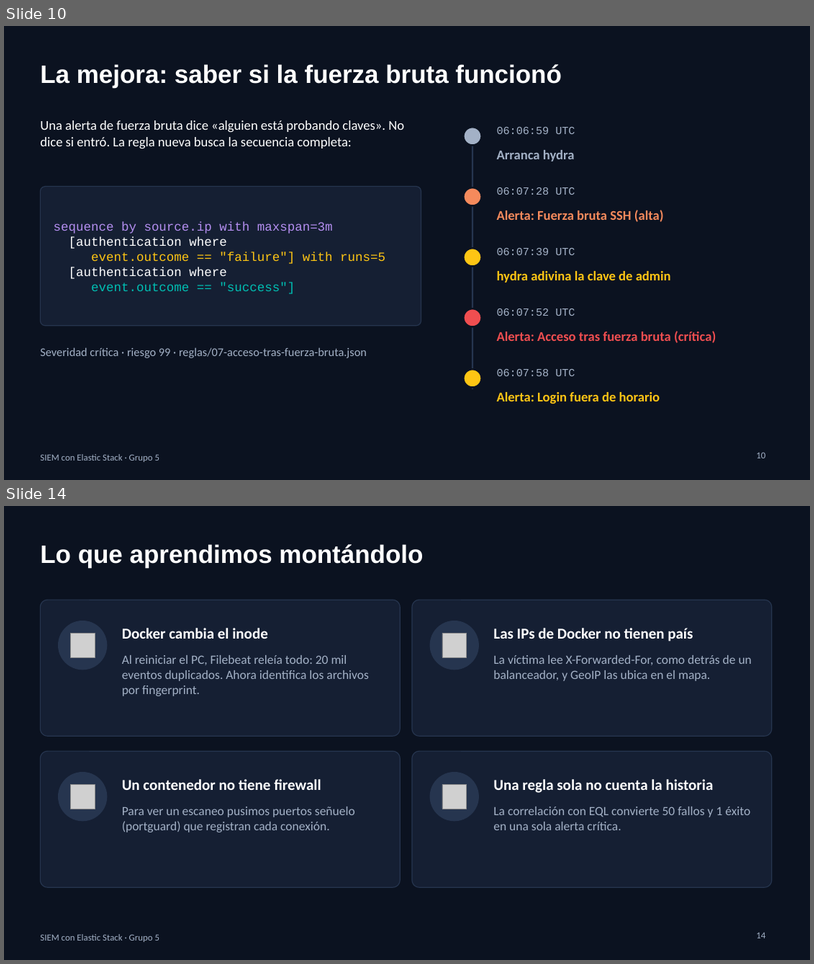
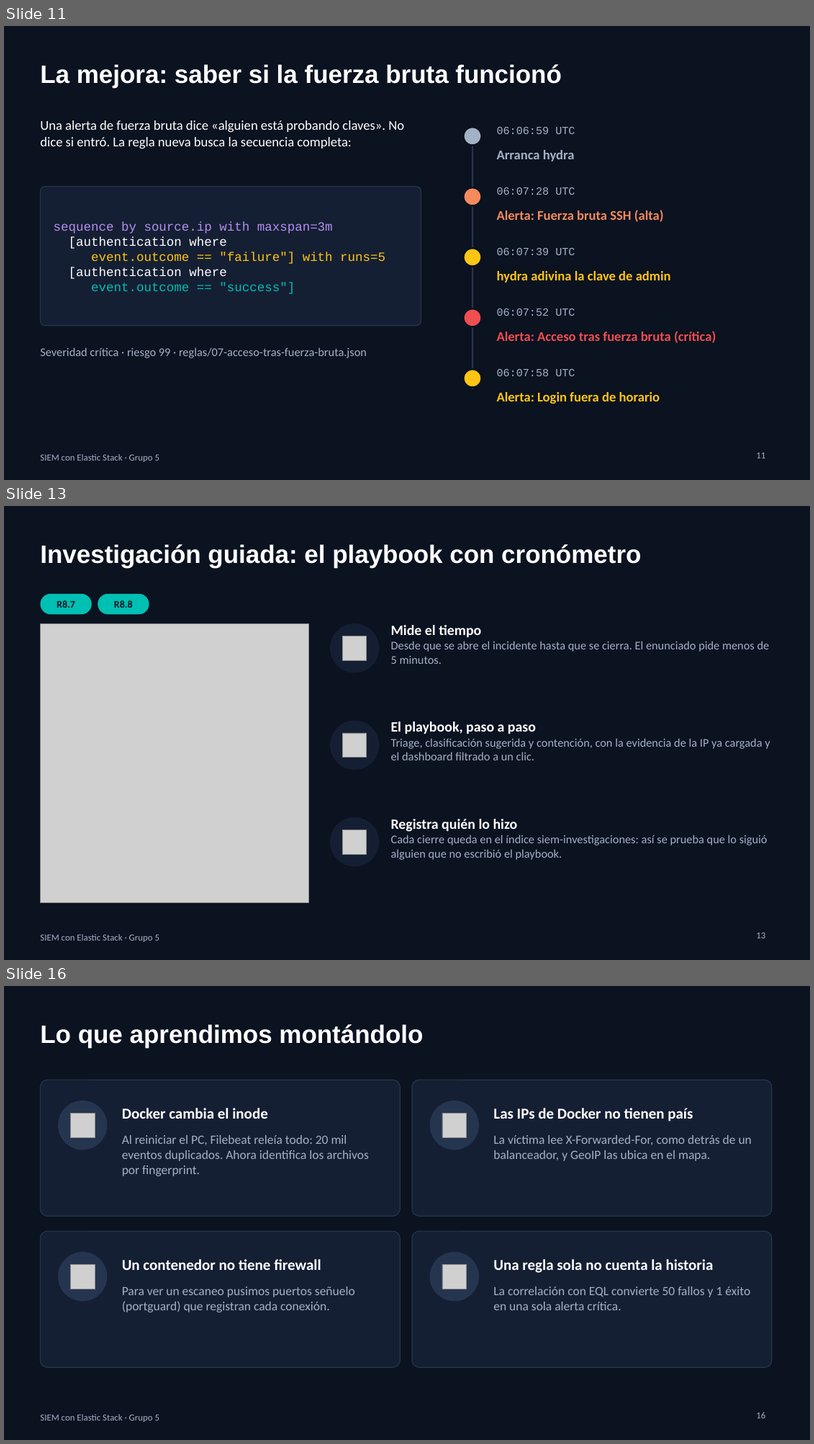
Before and after one commit to ballesterossmartsolutionssas/siem-elastic-grupo5, a slide deck: diapositivas/SIEM-Grupo5.pptx. Shown one above the other, each under a label of ours: slides 10 and 14 before the commit, slides 11, 13 and 16 after it; the slides between them are not shown. The pictures are 814x964 and 814x1444 pixels, drawn with LibreOffice and Linux fonts; fonts in the diff are those of the drawing; grey boxes stand for pictures. Boxes give left, top, right and bottom in pixels: in the first picture for what was removed or moved away, otherwise in the second. Text is boxed around its words. In the diff, an @@ line names an element or a change of style, - is before the commit and + after.

Commit message:
Panel SOC: cumplimiento en vivo, salud, anomalías e investigación guiada; regla de anomalía new terms
- Franja R8.1-R8.8 que se pone en verde con las mediciones reales
- Salud del sistema: heap, disco y CPU por nodo, fases de ILM y retraso de la ingesta
- Detección de anomalías de volumen (z-score contra la línea base de 24 h)
- Incidentes agrupados por regla e IP, críticos arriba; top de IPs sin visitas normales
- Ficha de la IP con fallos, ingresos exitosos, puertos y herramienta
- Investigación guiada (R8.7 y R8.8): playbook con cronómetro que se guarda en siem-investigaciones
- reglas/08: ingreso SSH con usuario + IP nunca vistos en 7 días (new terms)
- Diapositivas (18) con Tecnologías, Investigación guiada y Conclusiones; guion y evidencias al día

```diff
--- a/diapositivas/SIEM-Grupo5.pptx
+++ b/diapositivas/SIEM-Grupo5.pptx
@@ slide 13 added at box(4, 506, 810, 960), background #0B1220; not listed: 1 template element that a slide beside it also shows @@
@@ title added at box(40, 544, 641, 567), 30 pt, text #FFFFFF, bold @@
+Investigación guiada: el playbook con cronómetro
@@ rounded rectangle added at box(40, 594, 92, 614), fill #00BFB3, 12 pt, text #0B1220, bold @@
+R8.7
@@ rounded rectangle added at box(98, 594, 149, 614), fill #00BFB3, 12 pt, text #0B1220, bold @@
+R8.8
@@ picture added at box(40, 624, 309, 902) @@
@@ ellipse added at box(331, 624, 379, 672), fill #151F33, outline #151F33 1 pt @@
@@ text added at box(391, 625, 770, 664), 14 pt, text #A3B1C6 @@
+Mide el tiempo
+Desde que se abre el incidente hasta que se cierra. El enunciado pide menos de 5 minutos.
@@ picture added at box(343, 636, 367, 660) @@
@@ ellipse added at box(331, 721, 379, 769), fill #151F33, outline #151F33 1 pt @@
@@ text added at box(391, 721, 770, 760), 14 pt, text #A3B1C6 @@
+El playbook, paso a paso
+Triage, clasificación sugerida y contención, con la evidencia de la IP ya cargada y el dashboard filtrado a un clic.
@@ picture added at box(343, 733, 367, 757) @@
@@ ellipse added at box(331, 818, 379, 866), fill #151F33, outline #151F33 1 pt @@
@@ text added at box(391, 818, 768, 860), 14 pt, text #A3B1C6 @@
+Registra quién lo hizo
+Cada cierre queda en el índice siem-investigaciones: así se prueba que lo siguió alguien que no escribió el playbook.
@@ picture added at box(343, 830, 367, 854) @@
@@ page number added at box(756, 932, 766, 938), 11 pt, text #A3B1C6 @@
+13
@@ what was slide 10 is now slide 11 @@
@@ page number at box(756, 452, 766, 458): text changed @@
-10
+11
@@ what was slide 14 is now slide 16 @@
@@ page number at box(756, 1412, 766, 1418): text changed @@
-14
+16
```
Also in this commit, not shown: 8 slides changed, 2 other slides added, 15 other files.
